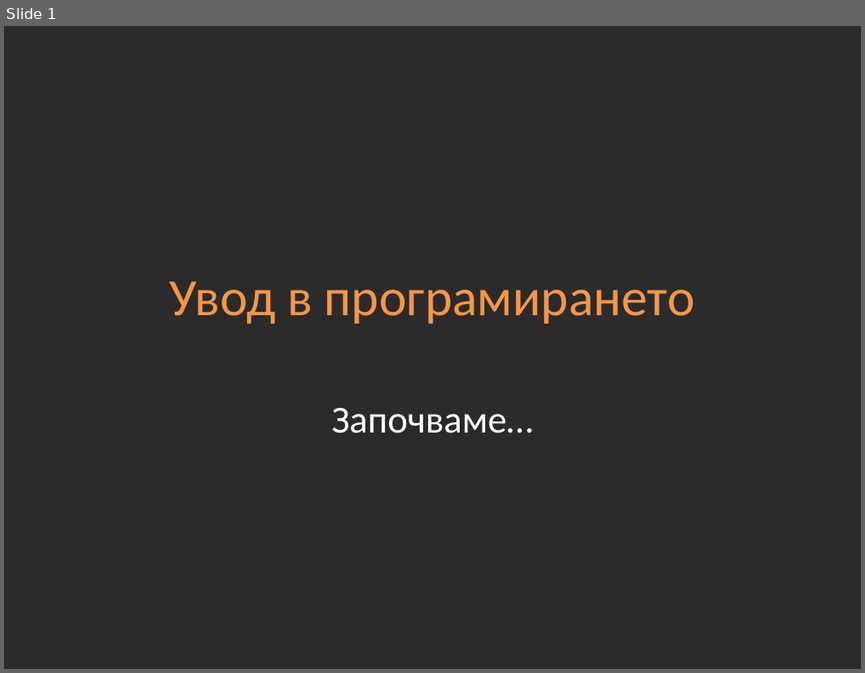
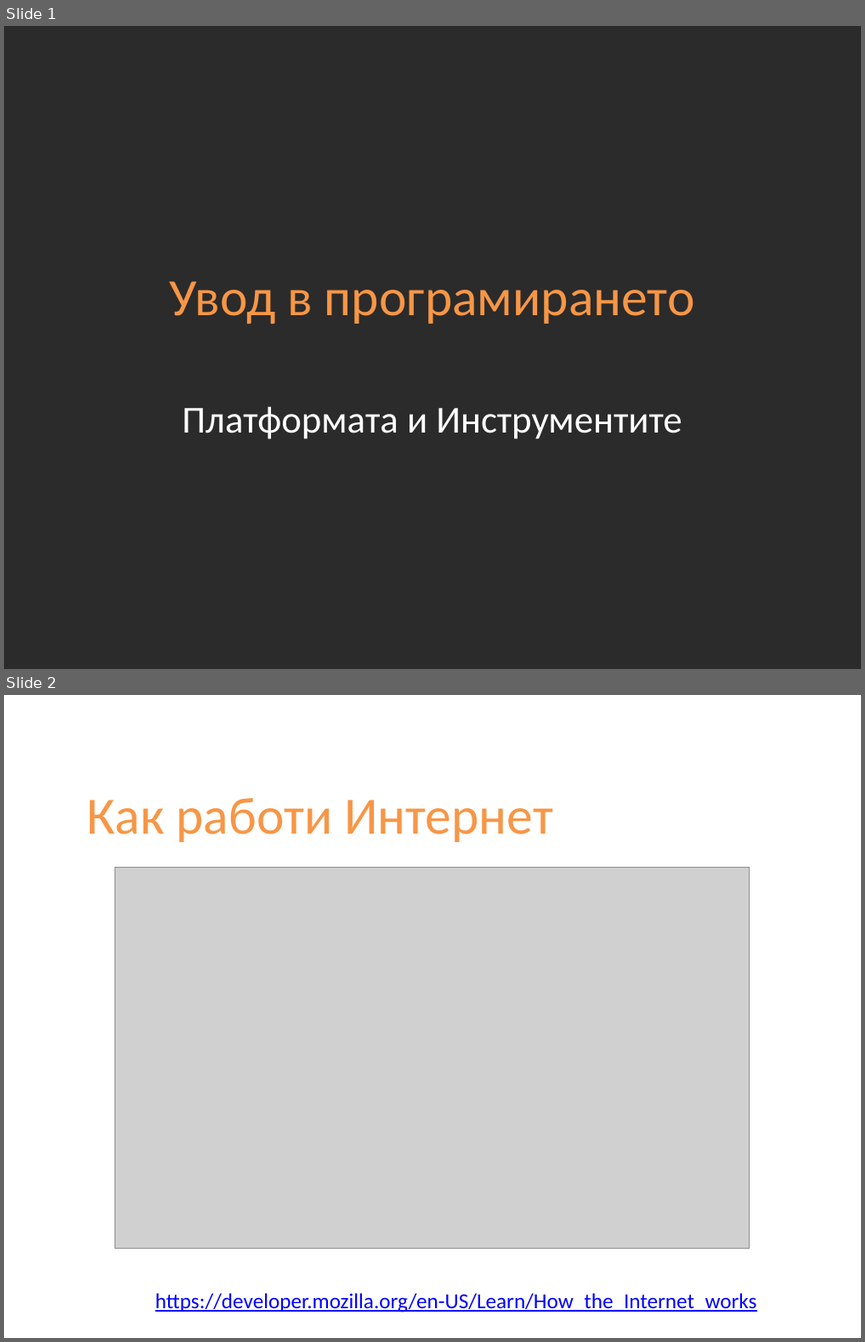
Before and after one commit to Academy-Soft-Intellect/Front-End-Course, a slide deck: 01-Introduction-into-Development.pptx. Shown one above the other, each under a label of ours: slide 1 before the commit, slides 1 and 2 after it. The pictures are 865x673 and 865x1342 pixels, drawn with LibreOffice and Linux fonts; fonts in the diff are those of the drawing; grey boxes stand for pictures; background and template pictures are left out; a plain dark background stands for a picture behind light text. Boxes give left, top, right and bottom in pixels: in the first picture for what was removed or moved away, otherwise in the second. Text is boxed around its words. In the diff, an @@ line names an element or a change of style, - is before the commit and + after.

```diff
--- a/01-Introduction-into-Development.pptx
+++ b/01-Introduction-into-Development.pptx
@@ slide 2 added at bbox=[4, 695, 861, 1338], background picture (left out) @@
@@ title added at bbox=[86, 798, 553, 842], 44 pt, text #F79646 @@
+Как работи Интернет
@@ picture added at bbox=[115, 868, 749, 1247] @@
@@ text added at bbox=[155, 1293, 757, 1312], 18 pt, text #0000FF, underline @@
+https://developer.mozilla.org/en-US/Learn/How_the_Internet_works
@@ slide 1 changed as well @@
@@ subtitle at bbox=[182, 406, 681, 439]: text changed @@
-Започваме…
+Платформата и Инструментите
```
Also in this commit, not shown: 3 other slides changed, 5 other slides added, 2 slides removed, 5 other files.
